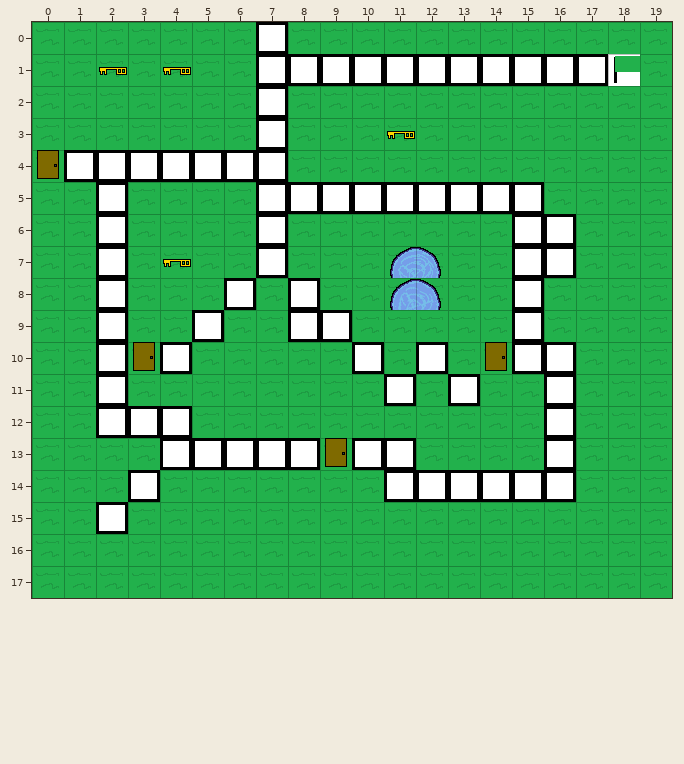
Level history. Tiled map: android/assets/MapsObjects/Path1Level3.tmx. This is how it looked before the edit.
Cells are 32x32 px. Shown: x 0..19, y 0..17.
New version:
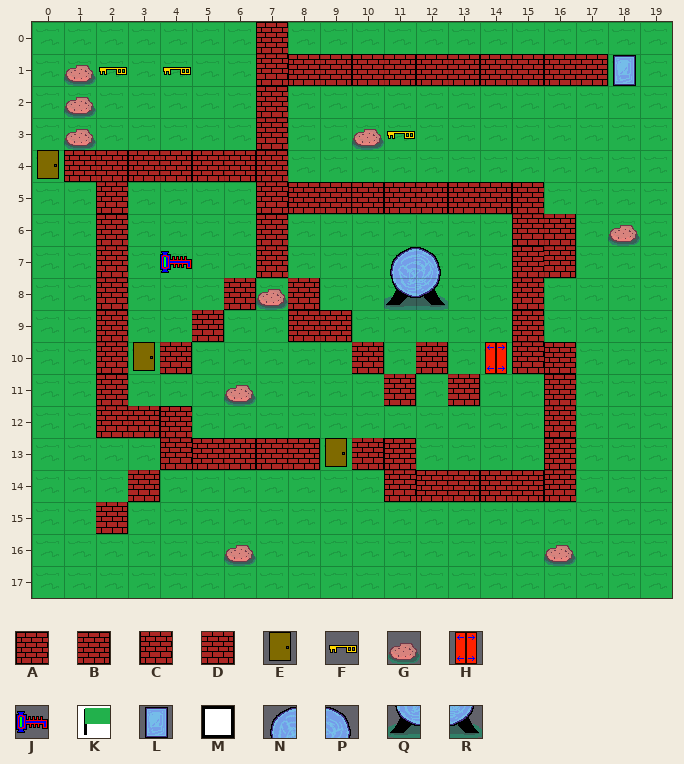
Key: from "Brickwall": A 0, B 1, C 2, D 3; from "DoorClosed": E 0; from "Key": F 0; from "SmallRock": G 0; from "SpecialDoor": H 0; from "SpecialKey": J 0; from "Start": K 0; from "StartWarpgate": L 0; from "Wall": M 0; from "Warpgate": N 2, P 3, Q 6, R 7.
_ is an empty cell.
Edits made:
Layer "Objects":
The edit turns tile M into tile A in row 0 at x 7; in row 1 at x 8, 10, 12, 14 and 16; in row 2 at x 7; in row 4 at x 1, 3, 5 and 7; in row 5 at x 8, 11, 13 and 15; in row 6 at x 2 and 7.
The edit turns tile M into tile A in row 7 at x 15; in row 9 at x 2, 8 and 15; in row 10 at x 16; in row 11 at x 2 and 16; in row 12 at x 4; in row 13 at x 5, 7, 11 and 16.
The edit turns tile M into tile A in row 14 at x 12 and 14.
The edit turns tile M into tile B in row 1 at x 9, 11, 13, 15 and 17; in row 4 at x 2, 4 and 6; in row 5 at x 9 to 10, 12 and 14; in row 9 at x 9; in row 13 at x 6 and 8; in row 14 at x 13 and 15.
The edit turns tile M into tile C in row 1 at x 7; in row 3 at x 7; in row 5 at x 2 and 7; in row 6 at x 15; in row 7 at x 2 and 7; in row 8 at x 2 and 15.
The edit turns tile M into tile C in row 10 at x 2 and 15; in row 12 at x 2 and 16; in row 13 at x 4; in row 14 at x 11 and 16.
The edit turns tile M into tile D in rows 6 to 7 at x 16; in row 8 at x 6 and 8; in row 9 at x 5; in row 10 at x 4, 10 and 12; in row 11 at x 11 and 13; in row 12 at x 3.
The edit turns tile M into tile D in row 13 at x 10; in row 14 at x 3; in row 15 at x 2.
There is now tile G in rows 1 to 2 at x 1; in row 3 at x 1 and 10; in row 6 at x 18; in row 8 at x 7; in row 11 at x 6; in row 16 at x 6 and 16.
The edit turns tile E into tile H in row 10 at x 14.
The edit turns tile F into tile J in row 7 at x 4.
The edit turns tile K into tile L in row 1 at x 18.
The edit turns tile N into tile Q in row 8 at x 11.
The edit turns tile P into tile R in row 8 at x 12.
